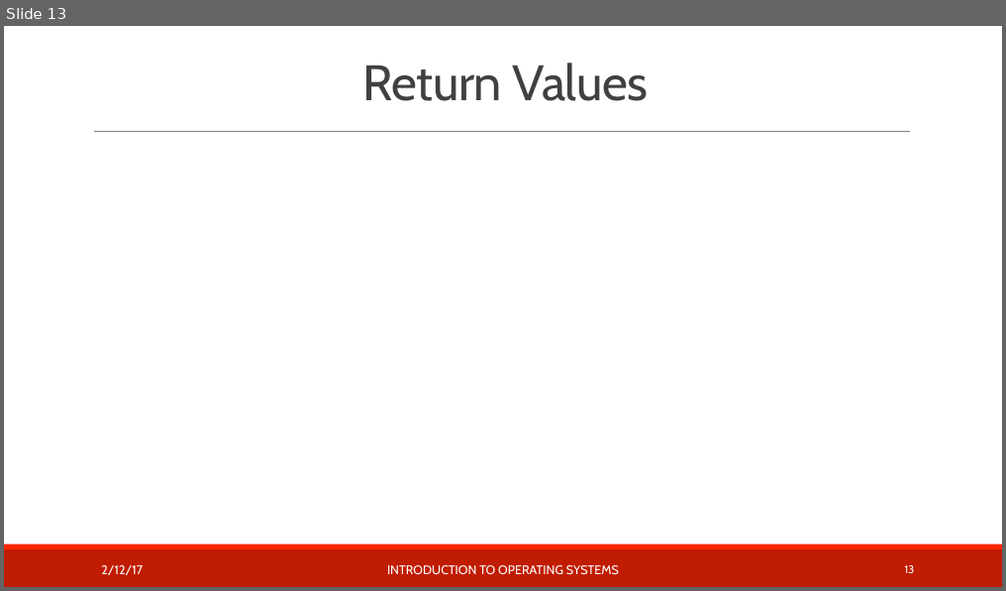
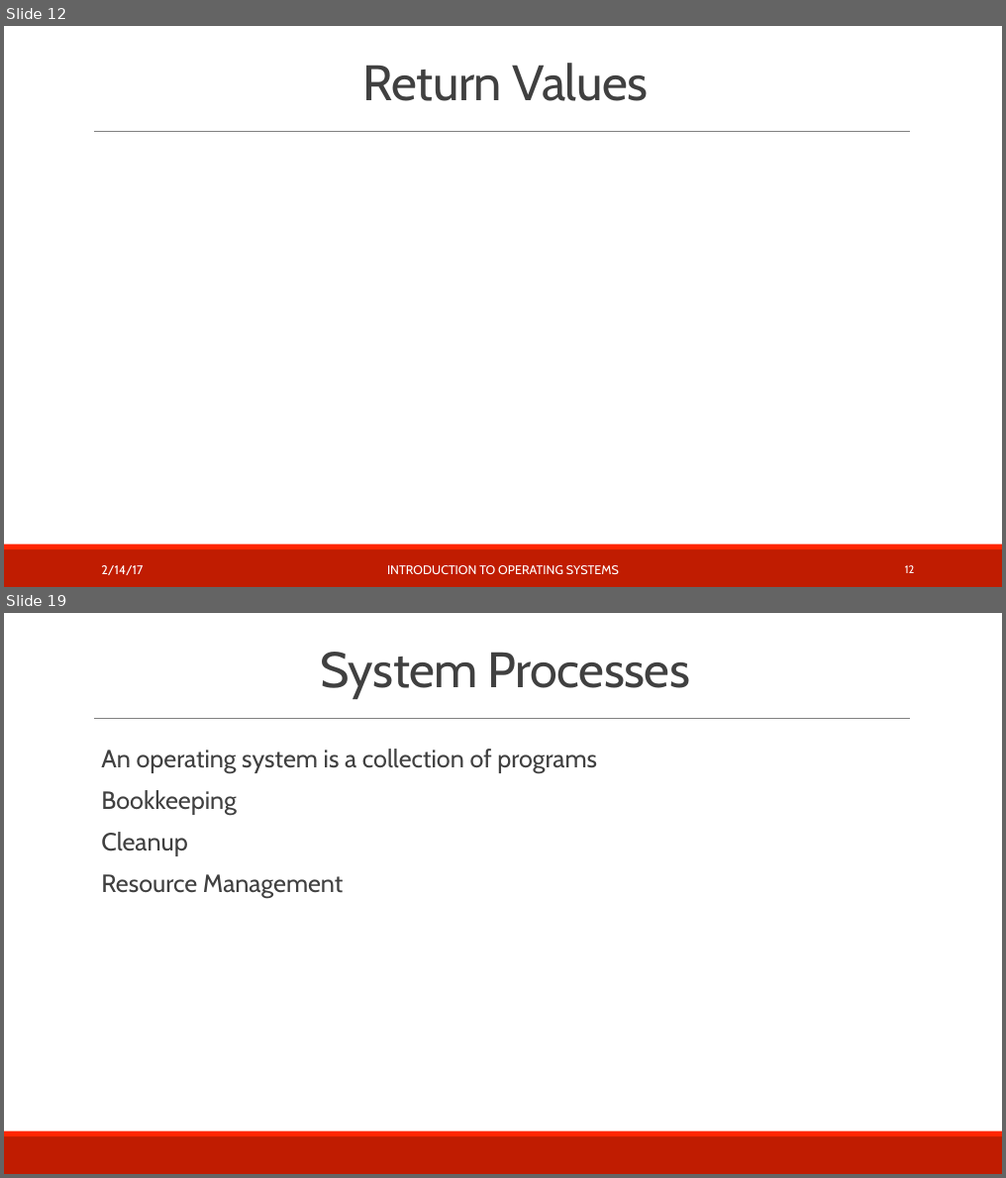
Before and after one commit to teachbsd/course, a slide deck: undergraduate/lectures/kernel-services.pptx. Shown one above the other, each under a label of ours: slide 13 before the commit, slides 12 and 19 after it; the slides between them are not shown. The pictures are 1006x591 and 1006x1178 pixels, drawn with LibreOffice and Linux fonts; fonts in the diff are those of the drawing; background and template pictures are left out. Boxes give left, top, right and bottom in pixels: in the first picture for what was removed or moved away, otherwise in the second. Text is boxed around its words. In the diff, an @@ line names an element or a change of style, - is before the commit and + after.

Commit message:
Flesh out with discussions of:
Timekeeping and clocks
Resource tracking and limiting
System processes

```diff
--- a/undergraduate/lectures/kernel-services.pptx
+++ b/undergraduate/lectures/kernel-services.pptx
@@ slide 19 added at <box>4,613,1002,1174</box>, background #FFFFFF; not listed: 3 template elements that a slide beside it also shows @@
@@ title added at <box>321,652,690,698</box>, 48 pt, text #404040 @@
+System Processes
@@ text added at <box>101,749,597,898</box>, 24 pt, text #404040 @@
+  An operating system is a collection of programs
+  Bookkeeping
+  Cleanup
+  Resource Management
@@ what was slide 13 is now slide 12 @@
@@ slide 12 changed as well @@
@@ text at <box>101,566,143,575</box>: text changed @@
-2/12/17
+2/14/17
@@ page number at <box>905,566,915,573</box>: text changed @@
-13
+12
```
Also in this commit, not shown: 11 other slides changed, 10 other slides added.
